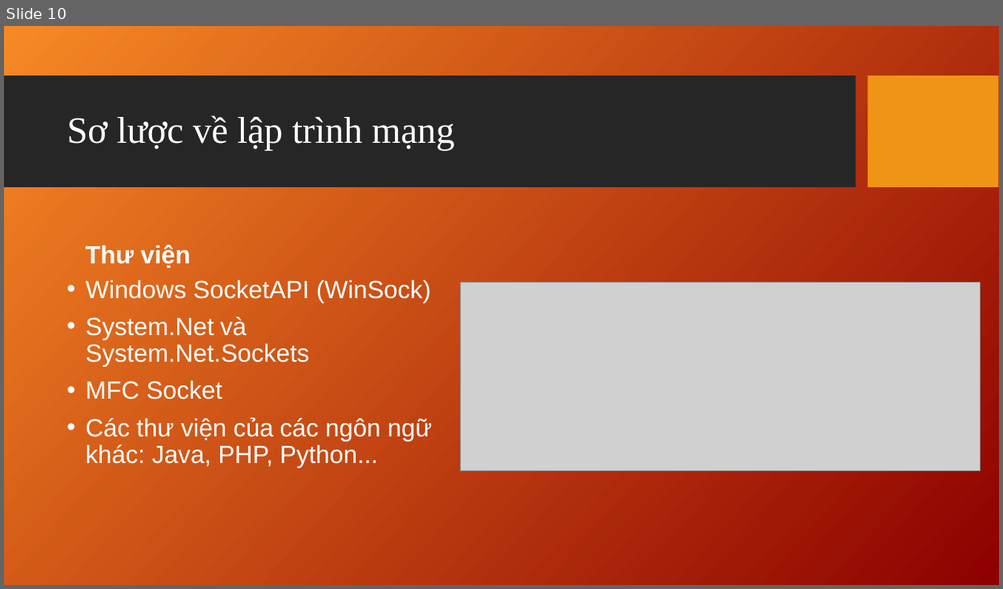
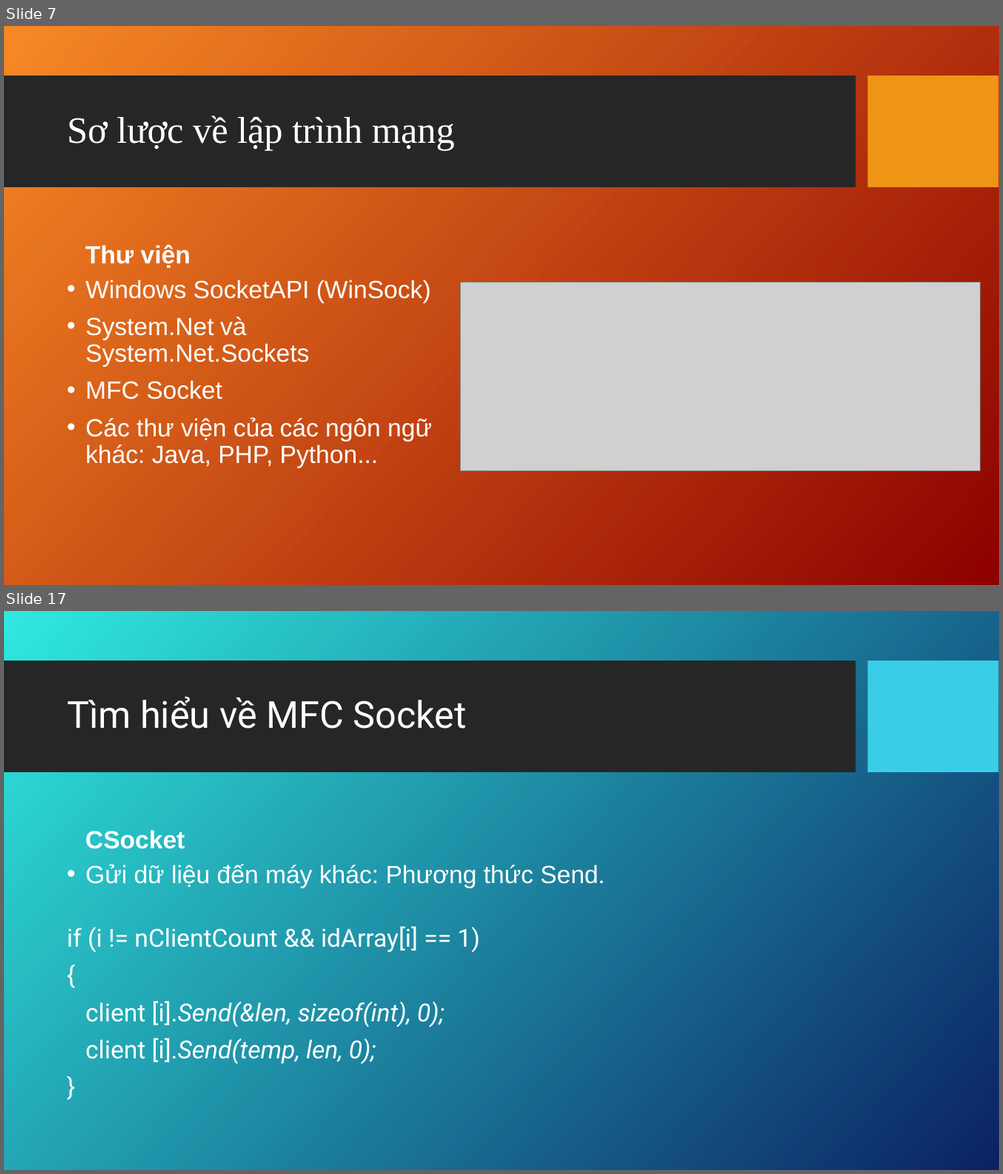
Before and after one commit to bahao247/ChattingApp, a slide deck: Documents/Socket_Connect_Presentation_TuanNA_2142.ppt. Shown one above the other, each under a label of ours: slide 10 before the commit, slides 7 and 17 after it; the slides between them are not shown. The pictures are 1003x589 and 1003x1174 pixels, drawn with LibreOffice and Linux fonts; fonts in the diff are those of the drawing; grey boxes stand for pictures; background and template pictures are left out. Boxes give left, top, right and bottom in pixels: in the first picture for what was removed or moved away, otherwise in the second. Text is boxed around its words. In the diff, an @@ line names an element or a change of style, - is before the commit and + after.

```diff
--- a/Documents/Socket_Connect_Presentation_TuanNA_2142.ppt
+++ b/Documents/Socket_Connect_Presentation_TuanNA_2142.ppt
@@ slide 17 added at (x1=4, y1=611, x2=999, y2=1170), background picture (left out); not listed: 1 template element that a slide beside it also shows @@
@@ rectangle added at (x1=868, y1=661, x2=998, y2=773), fill #39CDE7 @@
@@ title added at (x1=67, y1=696, x2=466, y2=729), 36 pt, text #FFFFFF @@
+Tìm hiểu về MFC Socket
@@ text added at (x1=85, y1=830, x2=185, y2=849), 24 pt, text #FFFFFF, bold @@
+CSocket
@@ text added at (x1=67, y1=864, x2=604, y2=1065), 24 pt, text #FFFFFF @@
+• Gửi dữ liệu đến máy khác: Phương thức Send.
+if (i != nClientCount && idArray[i] == 1)
+{
+client [i].Send(&len, sizeof(int), 0);
+client [i].Send(temp, len, 0);
+}
@@ what was slide 10 is now slide 7 @@
```
Also in this commit, not shown: 15 other slides added, 13 slides removed, 3 other files.
